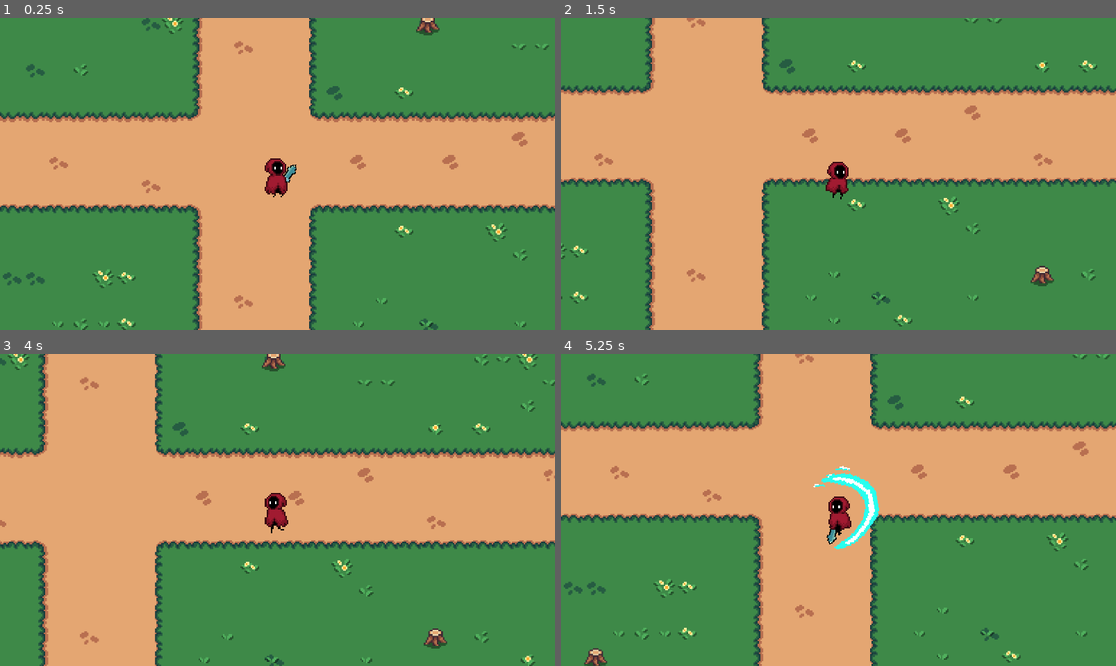
Above: before the commit, frames 1-4 (two rows, left to right).
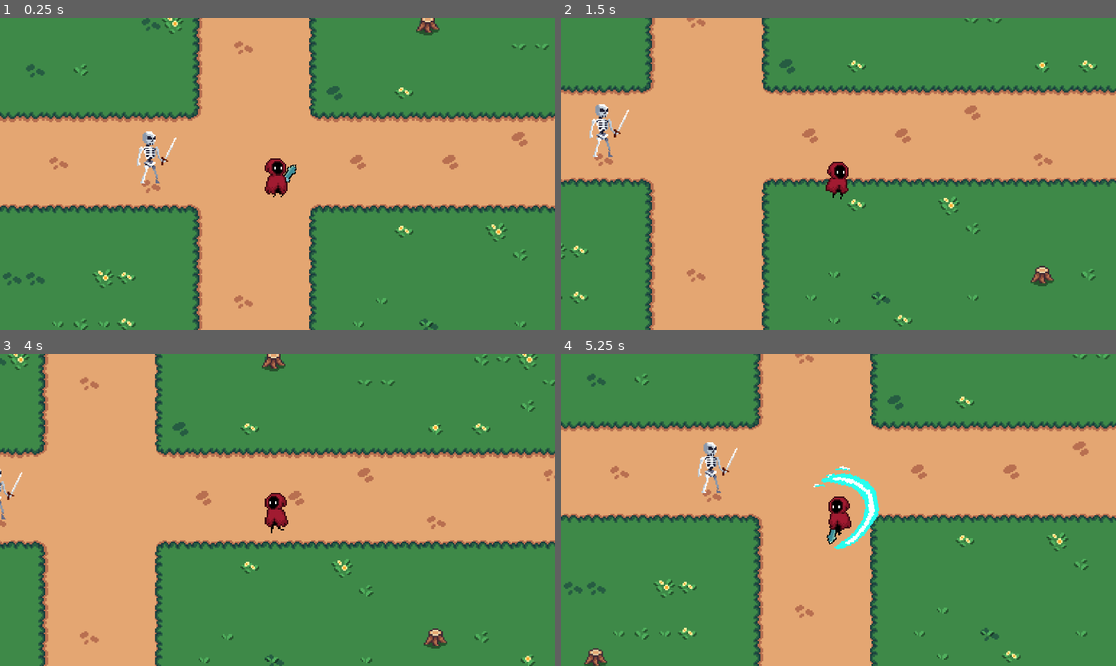
Above: after the commit, the same moments.

Repository: Jerga99/godot-2d-game-course
Game: Godot game, scene res://scenes/play_scene.tscn
Two runs of this game, one before a commit and one after it. Both use one fixed random seed, a clock stepped at 60 frames per second and the inputs below.
Inputs (mouse positions are in pixels of both pictures, inside the frame that each line leads up to):
- Up to frame 1 (0.25 s): no input
- Up to frame 2 (1.5 s): move the mouse to (960, 158) at 0.52 s; hold D (right) 0.53-1.28 s; tap 1 (ability_1) at 0.6 s; move the mouse to (727, 189) at 1.27 s; hold S (down) from 1.28 s (still down); tap 2 (ability_2) at 1.35 s
- Up to frame 3 (4 s): move the mouse to (333, 441) at 2.02 s; release S (down) at 2.03 s; hold D (right) 2.03-2.78 s; tap 3 (ability_3) at 2.1 s; move the mouse to (249, 572) at 2.77 s; hold W (up) 2.78-3.53 s; tap 1 (ability_1) at 2.85 s; move the mouse to (444, 556) at 3.52 s; hold A (left) from 3.53 s (still down); tap 2 (ability_2) at 3.6 s
- Up to frame 4 (5.25 s): move the mouse to (672, 463) at 4.27 s; tap 3 (ability_3) at 4.35 s; move the mouse to (866, 510) at 5.02 s; release A (left) at 5.03 s; hold S (down) from 5.03 s (still down); tap 1 (ability_1) at 5.1 s

The runs differ from the first frame. In frame 1, 0.4% of the frame differs, in the area x 24-32%, y 36-54%; in frame 2, 0.4%; in frame 3, 0.1%; in frame 4, 0.4%, in the area x 24-32%, y 28-45%.

Commit message:
Add Skeleton

Diff:
--- a/scenes/play_scene.tscn
+++ b/scenes/play_scene.tscn
@@ -1,10 +1,11 @@
-[gd_scene load_steps=12 format=4 uid="uid://cupet4wimcgu0"]
+[gd_scene load_steps=13 format=4 uid="uid://cupet4wimcgu0"]
 
 [ext_resource type="Script" uid="uid://bx0us8nmrqijg" path="res://scripts/utils/follow_camera.gd" id="1_1p5oe"]
 [ext_resource type="PackedScene" uid="uid://cqsorrlaroety" path="res://scenes/player.tscn" id="2_0tbyp"]
 [ext_resource type="Texture2D" uid="uid://bnlr33jwv2tkg" path="res://assets/Cute_Fantasy_Free 2/Tiles/Cliff_Tile.png" id="3_1p5oe"]
 [ext_resource type="Texture2D" uid="uid://ono105s4oo6f" path="res://assets/Cute_Fantasy_Free 2/Tiles/Path_Tile.png" id="4_5i074"]
 [ext_resource type="Texture2D" uid="uid://0osaa78r1nbu" path="res://assets/Cute_Fantasy_Free 2/Outdoor decoration/Outdoor_Decor_Free.png" id="5_5uqcj"]
+[ext_resource type="PackedScene" uid="uid://cqngy6tky4lra" path="res://scenes/skeleton.tscn" id="6_da3qe"]
 
 [sub_resource type="TileSetAtlasSource" id="TileSetAtlasSource_a0jw4"]
 texture = ExtResource("3_1p5oe")
@@ -144,3 +145,6 @@
 texture_filter = 1
 tile_map_data = PackedByteArray("AAAKAOv/AAAAAAAAAAANAOv/AAACAAAAAAAQAOv/AAABAAAAAADe//j/AAAAAAAAAADf//j/AAAAAAAAAADh// …(5376 unchanged characters)…
 tile_set = SubResource("TileSet_e6jdp")
+
+[node name="Skeleton" parent="." instance=ExtResource("6_da3qe")]
+position = Vector2(-86, -19)
--- a/scenes/player.tscn
+++ b/scenes/player.tscn
@@ -1,7 +1,7 @@
 [gd_scene load_steps=21 format=3 uid="uid://cqsorrlaroety"]
 
 [ext_resource type="Texture2D" uid="uid://bmk5fue137rnj" path="res://assets/AnimationSheet_Character (3).png" id="1_4flbx"]
-[ext_resource type="Script" uid="uid://b5va61owxmjec" path="res://scripts/player.gd" id="1_onrkg"]
+[ext_resource type="Script" uid="uid://b5va61owxmjec" path="res://scripts/entity/player.gd" id="1_onrkg"]
 [ext_resource type="Script" uid="uid://e0cjvd4lswu2" path="res://scripts/ability/core/ability_controller.gd" id="3_i3pqv"]
 [ext_resource type="Script" uid="uid://d4bdrosfafb2i" path="res://scripts/ability/core/ability.gd" id="4_hqtel"]
 [ext_resource type="PackedScene" uid="uid://bao2nasbado03" path="res://scenes/ability/slash_ability.tscn" id="4_sweqy"]
--- /dev/null
+++ b/scenes/skeleton.tscn
@@ -0,0 +1,77 @@
+[gd_scene load_steps=11 format=3 uid="uid://cqngy6tky4lra"]
+
+[ext_resource type="Texture2D" uid="uid://dnrt755loii3p" path="res://assets/Skeletons_Free_Pack 2/Skeleton_Sword/Skeleton_White/Skeleton_With_VFX/Skeleton_01_White_Idle.png" id="2_txkty"]
+
+[sub_resource type="AtlasTexture" id="AtlasTexture_xrus2"]
+atlas = ExtResource("2_txkty")
+region = Rect2(0, 0, 96, 64)
+
+[sub_resource type="AtlasTexture" id="AtlasTexture_7e1v2"]
+atlas = ExtResource("2_txkty")
+region = Rect2(96, 0, 96, 64)
+
+[sub_resource type="AtlasTexture" id="AtlasTexture_rjsi3"]
+atlas = ExtResource("2_txkty")
+region = Rect2(192, 0, 96, 64)
+
+[sub_resource type="AtlasTexture" id="AtlasTexture_3nhjk"]
+atlas = ExtResource("2_txkty")
+region = Rect2(288, 0, 96, 64)
+
+[sub_resource type="AtlasTexture" id="AtlasTexture_ghshk"]
+atlas = ExtResource("2_txkty")
+region = Rect2(384, 0, 96, 64)
+
+[sub_resource type="AtlasTexture" id="AtlasTexture_e85v8"]
+atlas = ExtResource("2_txkty")
+region = Rect2(480, 0, 96, 64)
+
+[sub_resource type="AtlasTexture" id="AtlasTexture_f63t1"]
+atlas = ExtResource("2_txkty")
+region = Rect2(576, 0, 96, 64)
+
+[sub_resource type="AtlasTexture" id="AtlasTexture_v6rpr"]
+atlas = ExtResource("2_txkty")
+region = Rect2(672, 0, 96, 64)
+
+[sub_resource type="SpriteFrames" id="SpriteFrames_xrus2"]
+animations = [{
+"frames": [{
+"duration": 1.0,
+"texture": SubResource("AtlasTexture_xrus2")
+}, {
+"duration": 1.0,
+"texture": SubResource("AtlasTexture_7e1v2")
+}, {
+"duration": 1.0,
+"texture": SubResource("AtlasTexture_rjsi3")
+}, {
+"duration": 1.0,
+"texture": SubResource("AtlasTexture_3nhjk")
+}, {
+"duration": 1.0,
+"texture": SubResource("AtlasTexture_ghshk")
+}, {
+"duration": 1.0,
+"texture": SubResource("AtlasTexture_e85v8")
+}, {
+"duration": 1.0,
+"texture": SubResource("AtlasTexture_f63t1")
+}, {
+"duration": 1.0,
+"texture": SubResource("AtlasTexture_v6rpr")
+}],
+"loop": true,
+"name": &"idle",
+"speed": 10.0
+}]
+
+[node name="Skeleton" type="Node2D"]
+z_index = 100
+scale = Vector2(0.8, 0.8)
+
+[node name="AnimatedSprite2D" type="AnimatedSprite2D" parent="."]
+texture_filter = 1
+sprite_frames = SubResource("SpriteFrames_xrus2")
+animation = &"idle"
+autoplay = "idle"
--- /dev/null
+++ b/scripts/entity/enemy.gd
@@ -0,0 +1,2 @@
+class_name Enemy
+extends Entity
Binary file added: assets/Skeletons_Free_Pack 2/Skeleton_Sword/Skeleton_White/Skeleton_With_VFX/Skeleton_01_White_Attack1.png
Not shown, added: assets/Skeletons_Free_Pack 2/Skeleton_Sword/Skeleton_White/Skeleton_With_VFX/Skeleton_01_White_Attack1.png.import
Binary file added: assets/Skeletons_Free_Pack 2/Skeleton_Sword/Skeleton_White/Skeleton_With_VFX/Skeleton_01_White_Attack2.png
Not shown, added: assets/Skeletons_Free_Pack 2/Skeleton_Sword/Skeleton_White/Skeleton_With_VFX/Skeleton_01_White_Attack2.png.import
Binary file added: assets/Skeletons_Free_Pack 2/Skeleton_Sword/Skeleton_White/Skeleton_With_VFX/Skeleton_01_White_Die.png
Not shown, added: assets/Skeletons_Free_Pack 2/Skeleton_Sword/Skeleton_White/Skeleton_With_VFX/Skeleton_01_White_Die.png.import
Binary file added: assets/Skeletons_Free_Pack 2/Skeleton_Sword/Skeleton_White/Skeleton_With_VFX/Skeleton_01_White_Hurt.png
Not shown, added: assets/Skeletons_Free_Pack 2/Skeleton_Sword/Skeleton_White/Skeleton_With_VFX/Skeleton_01_White_Hurt.png.import
Binary file added: assets/Skeletons_Free_Pack 2/Skeleton_Sword/Skeleton_White/Skeleton_With_VFX/Skeleton_01_White_Idle.png
Not shown, added: assets/Skeletons_Free_Pack 2/Skeleton_Sword/Skeleton_White/Skeleton_With_VFX/Skeleton_01_White_Idle.png.import
Binary file added: assets/Skeletons_Free_Pack 2/Skeleton_Sword/Skeleton_White/Skeleton_With_VFX/Skeleton_01_White_Walk.png
Not shown, added: assets/Skeletons_Free_Pack 2/Skeleton_Sword/Skeleton_White/Skeleton_With_VFX/Skeleton_01_White_Walk.png.import
(and 41 more such lines)
